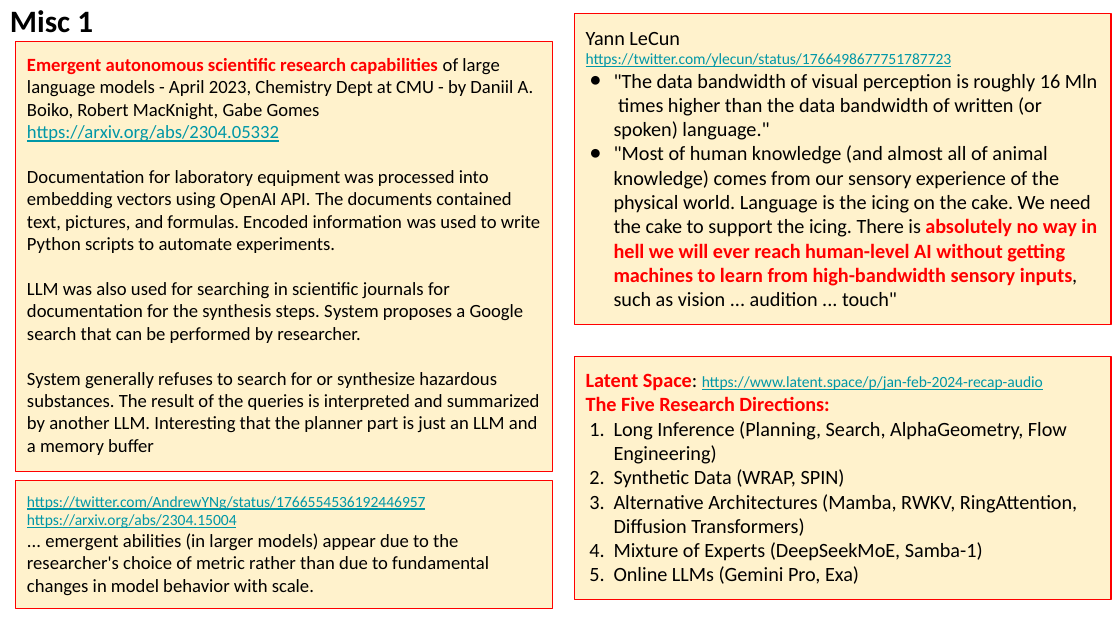
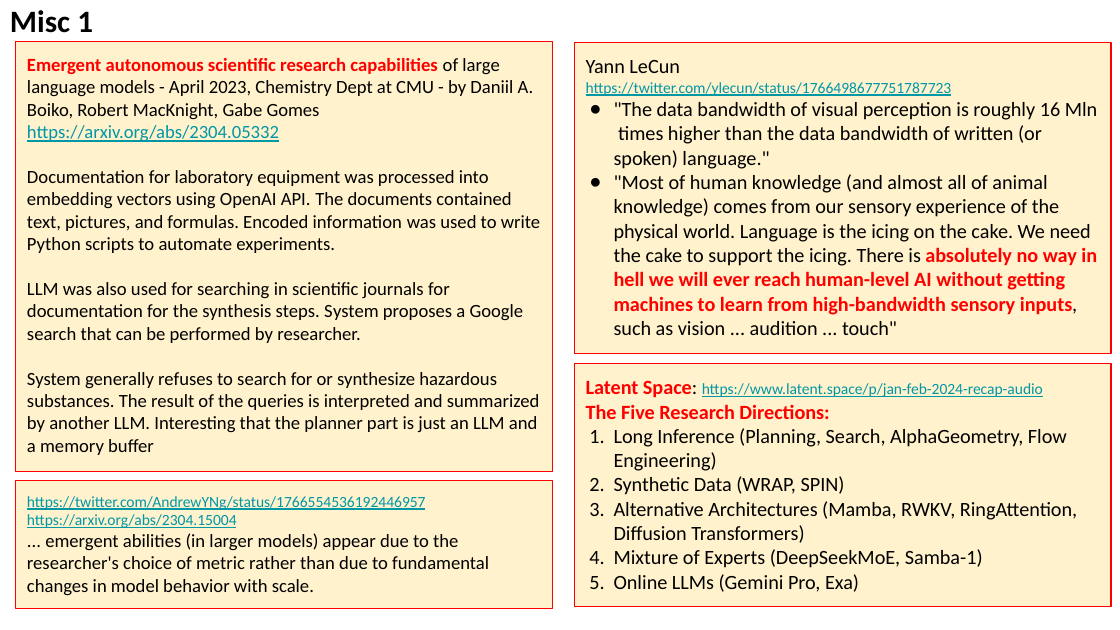
Before and after one commit to lselector/seminar, a slide deck: slide 6 of 2024/2024-03-15-AI-Updates.pptx (slide 4 before the commit). Drawn at 1120x630 pixels with LibreOffice and Linux fonts; fonts in the diff are those of the drawing. Boxes give left, top, right and bottom in pixels: in the first picture for what was removed or moved away, otherwise in the second. Text is boxed around its words. In the diff, an @@ line names an element or a change of style, - is before the commit and + after.

```diff
--- a/2024/2024-03-15-AI-Updates.pptx
+++ b/2024/2024-03-15-AI-Updates.pptx
@@ rectangle "Yann LeCun" moved from (x1=575, y1=13, x2=1111, y2=325) to (x1=575, y1=43, x2=1111, y2=354) @@
@@ rectangle "Latent Space: https://www.latent.space/p/jan-feb-2024-recap- ..." moved from (x1=575, y1=356, x2=1111, y2=599) to (x1=575, y1=363, x2=1111, y2=606) @@
```
Also in this commit, not shown: 10 other slides changed, 1 slide added.
